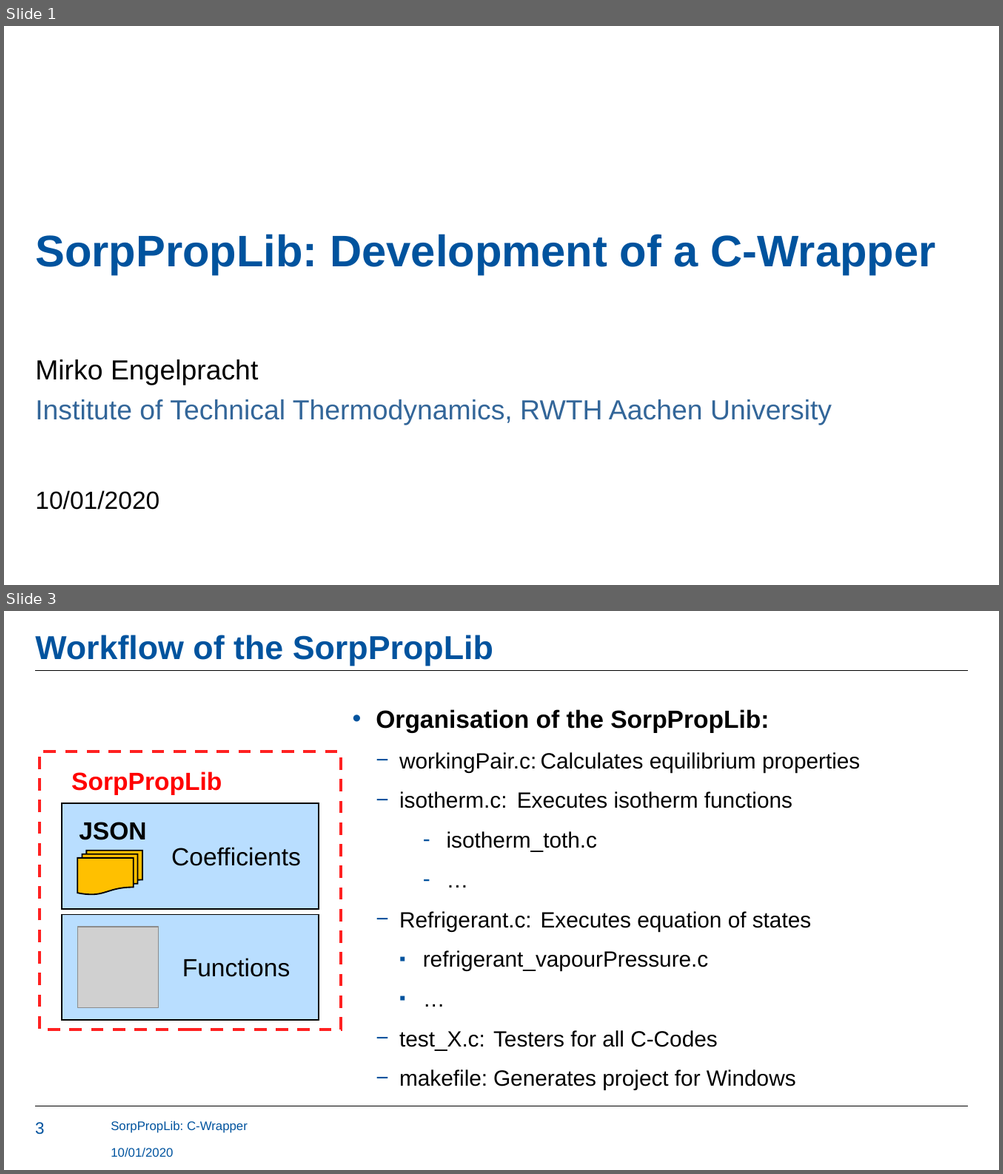
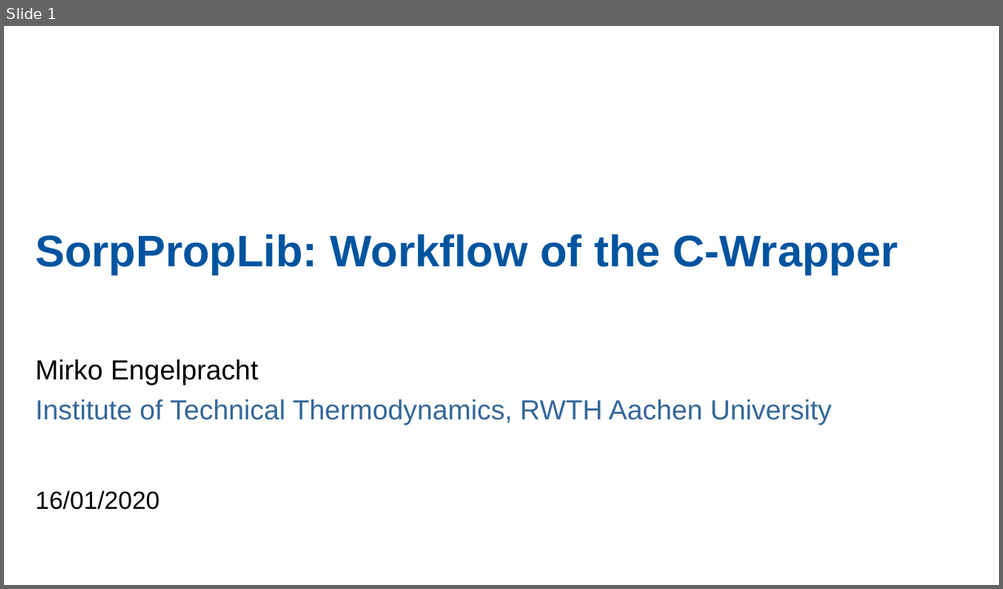
Before and after one commit to carlesRT/sorpproplib_JSON, a slide deck: c_wrapper/SorpPropLib_CWrapper.pptx. Shown one above the other, each under a label of ours: slides 1 and 3 before the commit, slide 1 after it; the slides between them are not shown. The pictures are 1003x1174 and 1003x589 pixels, drawn with LibreOffice and Linux fonts; fonts in the diff are those of the drawing; grey boxes stand for pictures; background and template pictures are left out. Boxes give left, top, right and bottom in pixels: in the first picture for what was removed or moved away, otherwise in the second. Text is boxed around its words. In the diff, an @@ line names an element or a change of style, - is before the commit and + after.

Commit message:
Updated workflow of C wrapper

```diff
--- a/c_wrapper/SorpPropLib_CWrapper.pptx
+++ b/c_wrapper/SorpPropLib_CWrapper.pptx
@@ slide 3 removed at (4, 611, 999, 1170), background #FFFFFF @@
@@ title removed at (35, 635, 493, 666) @@
-Workflow of the SorpPropLib
@@ line removed from (35, 671) to (967, 671) @@
@@ text removed at (375, 709, 859, 1091) @@
-• Organisation of the SorpPropLib:
-  − workingPair.c: Calculates equilibrium properties
-  − isotherm.c: Executes isotherm functions
-      – isotherm_toth.c
-      – …
-  − Refrigerant.c: Executes equation of states
-    ▪ refrigerant_vapourPressure.c
-    ▪ …
-  − test_X.c: Testers for all C-Codes
-  − makefile: Generates project for Windows
@@ group removed at (39, 752, 340, 1030): 4 texts, 3 rectangles, 1 flow chart multidocument, 1 picture @@
-JSON
-Coefficients
-Functions
-SorpPropLib
@@ line removed from (35, 1106) to (967, 1106) @@
@@ text removed at (111, 1121, 247, 1133) @@
-SorpPropLib: C-Wrapper
@@ page number removed at (35, 1122, 44, 1135) @@
-3
@@ text removed at (111, 1147, 173, 1158) @@
-10/01/2020
@@ slide 1 changed as well @@
@@ title at (35, 234, 897, 275): text changed; text colour #00539E to #00549F @@
-SorpPropLib: Development of a C-Wrapper
+SorpPropLib: Workflow of the C-Wrapper
@@ text at (35, 491, 159, 510): text changed @@
-10/01/2020
+16/01/2020
```
Also in this commit, not shown: 6 other slides changed, 7 slides added, 6 other slides removed.
